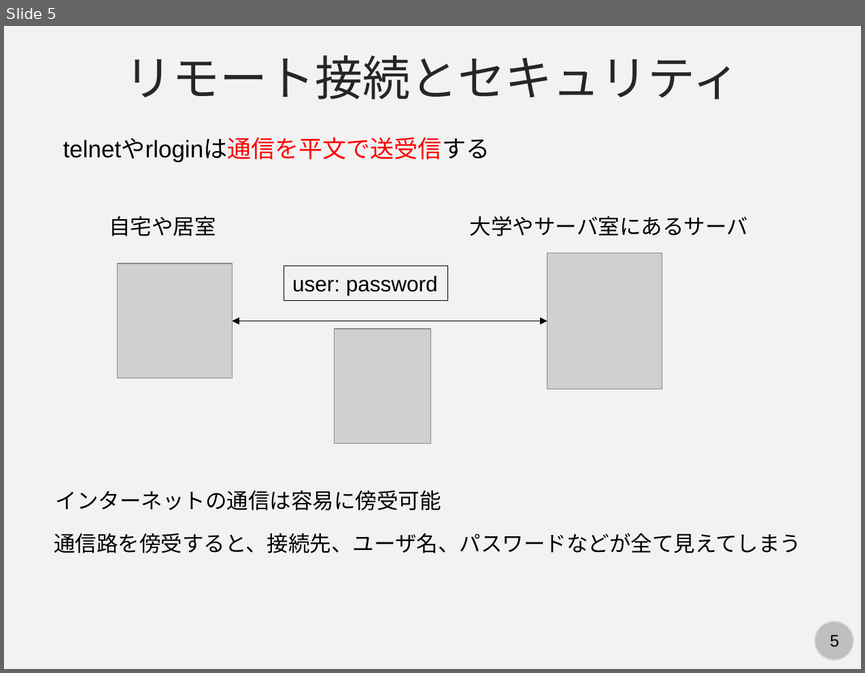
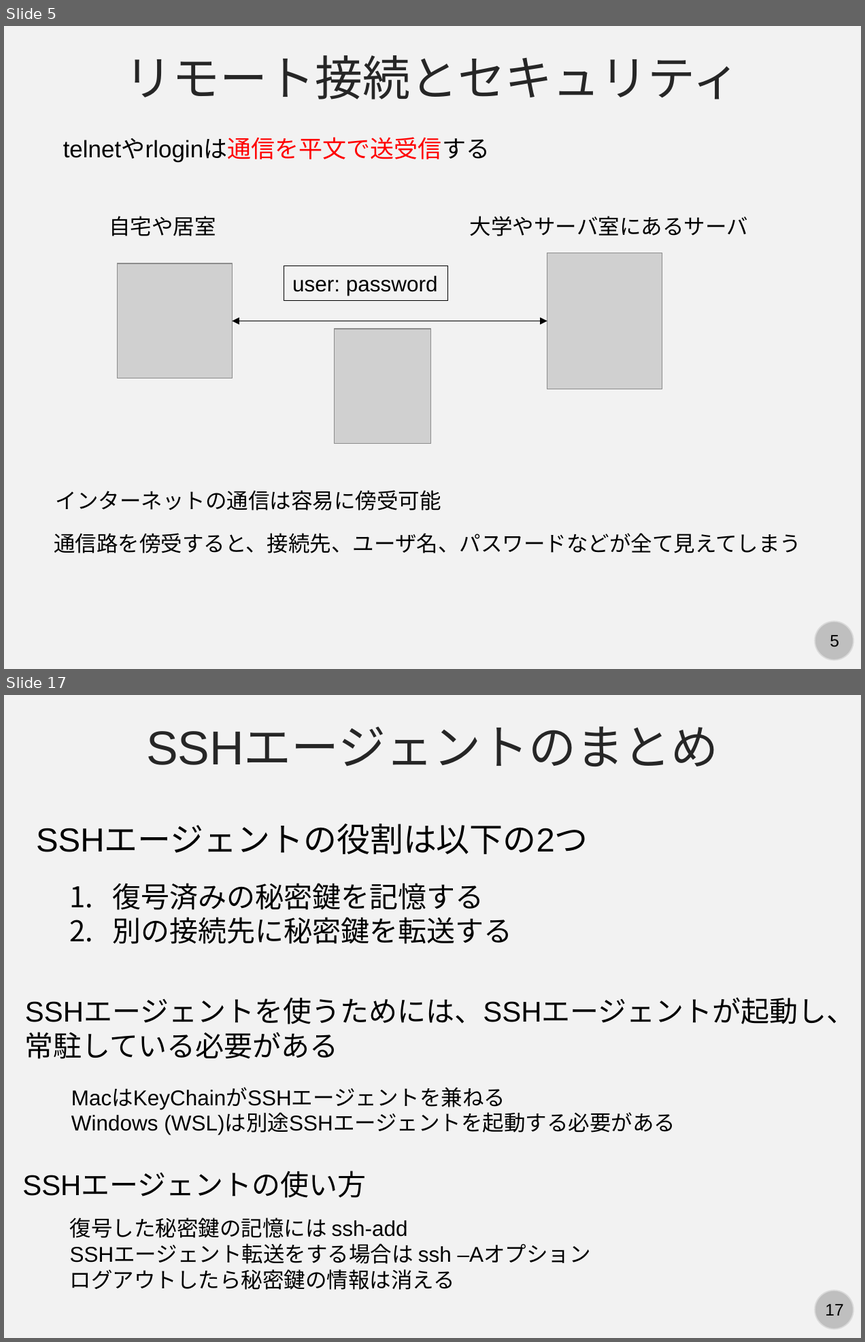
Before and after one commit to kaityo256/lab_startup, a slide deck: ssh/ssh.pptx. Shown one above the other, each under a label of ours: slide 5 before the commit, slides 5 and 17 after it; the slides between them are not shown. The pictures are 865x673 and 865x1342 pixels, drawn with LibreOffice and Linux fonts; fonts in the diff are those of the drawing; grey boxes stand for pictures. Boxes give left, top, right and bottom in pixels: in the first picture for what was removed or moved away, otherwise in the second. Text is boxed around its words. In the diff, an @@ line names an element or a change of style, - is before the commit and + after.

```diff
--- a/ssh/ssh.pptx
+++ b/ssh/ssh.pptx
@@ slide 17 added at <box>4,695,861,1338</box>, background #F2F2F2; not listed: 2 template elements that a slide beside it also shows @@
@@ text added at <box>146,726,719,767</box>, 40 pt, text #262626 @@
+SSHエージェントのまとめ
@@ text added at <box>36,825,588,854</box>, 28 pt, text #000000 @@
+SSHエージェントの役割は以下の2つ
@@ text added at <box>113,883,513,944</box>, 24 pt, text #000000 @@
+1. 復号済みの秘密鍵を記憶する
+2. 別の接続先に秘密鍵を転送する
@@ text added at <box>25,999,855,1059</box>, 24 pt, text #000000 @@
+SSHエージェントを使うためには、SSHエージェントが起動し、常駐している必要がある
@@ text added at <box>71,1088,675,1134</box>, 18 pt, text #000000 @@
+MacはKeyChainがSSHエージェントを兼ねる
+Windows (WSL)は別途SSHエージェントを起動する必要がある
@@ text added at <box>22,1172,366,1198</box>, 24 pt, text #000000 @@
+SSHエージェントの使い方
@@ text added at <box>70,1217,591,1289</box>, 18 pt, text #000000 @@
+復号した秘密鍵の記憶には ssh-add
+SSHエージェント転送をする場合は ssh –Aオプション
+ログアウトしたら秘密鍵の情報は消える
```
Also in this commit, not shown: 1 slide changed, 10 other slides added, 1 slide removed.
